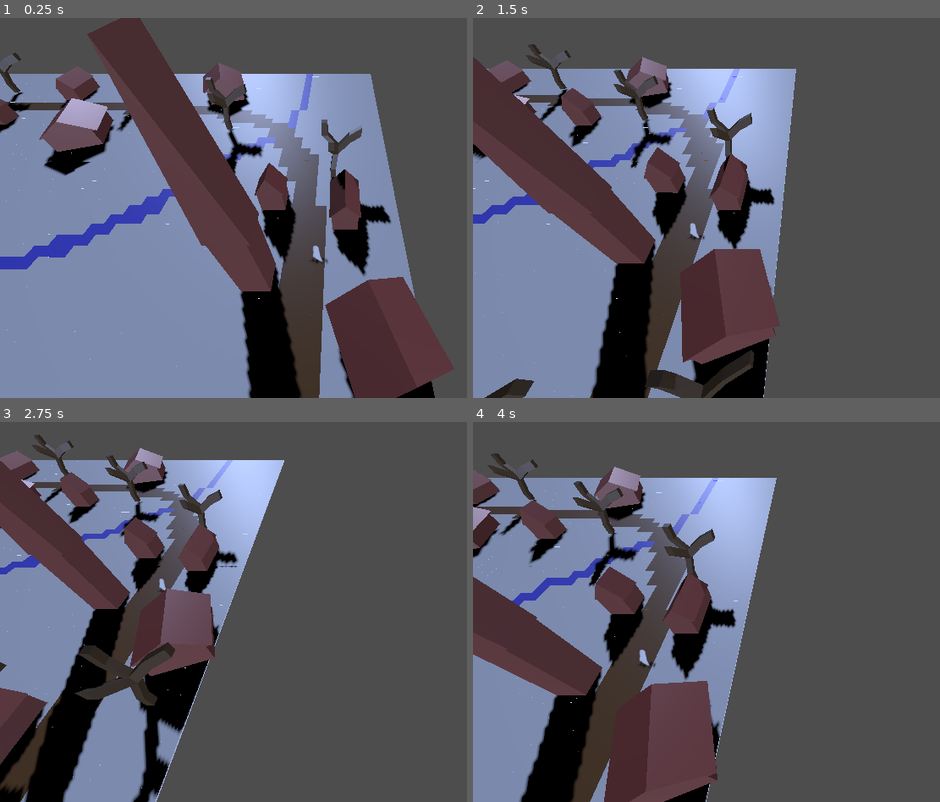
Above: before the commit, frames 1-4 (two rows, left to right).
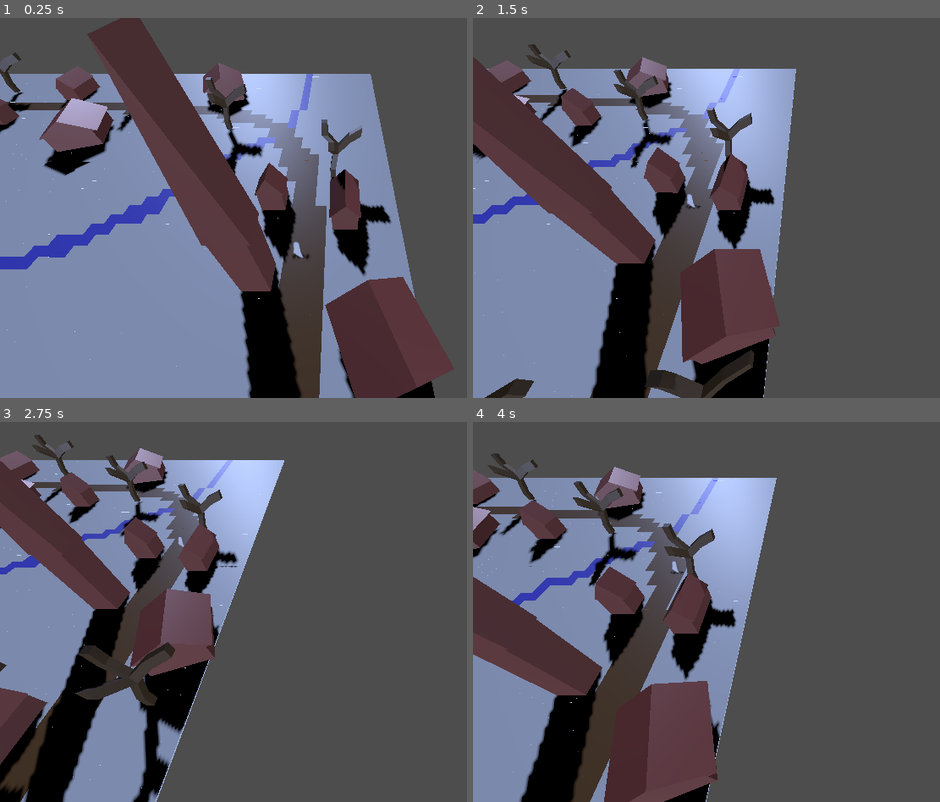
Above: after the commit, the same moments.

Repository: Ssssssaber/mara-winter-slumber
Game: Godot game, scene res://scenes/3d/environment/world.tscn
The game is run twice, just before and just after one commit, with the same random seed, the same clock (stepped at 60 frames per second) and the same inputs.
Inputs (mouse positions are in pixels of both pictures, inside the frame that each line leads up to):
- Up to frame 1 (0.25 s): no input
- Up to frame 2 (1.5 s): move the mouse to (outside the picture) at 0.52 s; hold Right (ui_right) 0.53-1.28 s; click (outside the picture) at 0.67 s; move the mouse to (673, 227) at 1.27 s; hold Down (ui_down) from 1.28 s (still down)
- Up to frame 3 (2.75 s): move the mouse to (406, 528) at 2.02 s; release Down (ui_down) at 2.03 s; hold Right (ui_right) from 2.03 s (still down)
- Up to frame 4 (4 s): move the mouse to (776, 688) at 2.77 s; release Right (ui_right) at 2.78 s; hold Up (ui_up) 2.78-3.53 s; click (776, 688) at 2.92 s; move the mouse to (outside the picture) at 3.52 s; hold Left (ui_left) from 3.53 s (still down)

The runs differ from the first frame. In frame 1, 0.1% of the frame differs, in the area x 62-71%, y 58-65%; in frame 2, 0.1%; in frame 3, less than 0.1%; in frame 4, 0.1%.

Commit message:
(update): moving along the path with PathFollow3D

Diff:
--- /dev/null
+++ b/scenes/3d/characters/PathFollower.tscn
@@ -0,0 +1,9 @@
+[gd_scene load_steps=3 format=3 uid="uid://dgebvwr051pek"]
+
+[ext_resource type="Script" uid="uid://4sam4cl7xbnu" path="res://scripts/3d/characters/movement/path/path_follower.gd" id="1_7b23v"]
+[ext_resource type="PackedScene" uid="uid://cp1rsicixl8if" path="res://scenes/3d/characters/BaseCharacter.tscn" id="2_t7hg3"]
+
+[node name="PathFollower" type="PathFollow3D"]
+script = ExtResource("1_7b23v")
+
+[node name="BaseCharacter" parent="." instance=ExtResource("2_t7hg3")]
--- /dev/null
+++ b/scenes/3d/characters/path_follower.tscn
@@ -0,0 +1,3 @@
+[gd_scene format=3 uid="uid://bq75kkhxy1ekn"]
+
+[node name="PathFollower" type="Node3D"]
--- a/scenes/3d/environment/world.tscn
+++ b/scenes/3d/environment/world.tscn
@@ -1,21 +1,24 @@
-[gd_scene load_steps=7 format=3 uid="uid://dnkmmpyyb4g63"]
+[gd_scene load_steps=6 format=3 uid="uid://dnkmmpyyb4g63"]
 
 [ext_resource type="MeshLibrary" uid="uid://b31hhnku3u4ca" path="res://assets/3d/environment/models/mara_tiles.tres" id="1_4m8of"]
+[ext_resource type="PackedScene" uid="uid://dgebvwr051pek" path="res://scenes/3d/characters/PathFollower.tscn" id="3_qlnv4"]
 [ext_resource type="MeshLibrary" uid="uid://dkss215w24hy0" path="res://assets/3d/environment/models/mara_houses.tres" id="4_qlnv4"]
-[ext_resource type="PackedScene" uid="uid://cp1rsicixl8if" path="res://scenes/3d/characters/base_character.tscn" id="5_8rukn"]
 [ext_resource type="Script" uid="uid://ddtglv1g3dd3x" path="res://scripts/3d/camera/cameracontroller.gd" id="6_sqiv5"]
-[ext_resource type="Script" uid="uid://bbidamja7aumv" path="res://scripts/3d/environment/path_initializer.gd" id="10_bh3yo"]
 
-[sub_resource type="Curve3D" id="Curve3D_xrmru"]
+[sub_resource type="Curve3D" id="Curve3D_8rukn"]
+closed = true
+bake_interval = 72.8
 _data = {
-"points": PackedVector3Array(0, 0, 0, 0, 0, 0, 1.469, 0, 0, 0, 0, 0, 0, 0, 0, -1.47, 0.49977067, -21.38, 0, 0, 0, 0, 0, 0, -12.352432, 4.5284796, -38.53581, 0, 0, 0, 0, 0, 0, -84.66085, 32.307423, -43.22516, 0, 0, 0, 0, 0, 0, -88.66947, 33.072803, 38.309006, 0, 0, 0, 0, 0, 0, -18.312075, 7.597827, 40.516243, 0, 0, 0, 0, 0, 0, 0, 0, 32.02, 0, 0, 0, 0, 0, 0, 0, 0, 0),
-"tilts": PackedFloat32Array(0, 0, 0, 0, 0, 0, 0, 0)
+"points": PackedVector3Array(0, 0, 0, 0, 0, 0, 0, 0, 0, 0, 0, 0, 0, 0, 0, 0.12, 0, -20.79, 0, 0, 0, 0, 0, 0, -9.27, 0, -35.34, 0, 0, 0, 0, 0, 0, -24.265, 0, -40.97, 0, 0, 0, 0, 0, 0, -64.655, 0, -44.215, 0, 0, 0, 0, 0, 0, -89.728, 0, -35.366737, 0, 0, 0, 0, 0, 0, -92.205, 0, 26.255, 0, 0, 0, 0, 0, 0, -76.32, 0, 40.49, 0, 0, 0, 0, 0, 0, -32.66, 0, 44.72, 0, 0, 0, 0, 0, 0, 0.28, 0, 31.885, 0, 0, 0, 0, 0, 0, 0, 0, 0),
+"tilts": PackedFloat32Array(0, 0, 0, 0, 0, 0, 0, 0, 0, 0, 0)
 }
-point_count = 8
+point_count = 11
 
 [node name="World" type="Node3D"]
 
-[node name="BuildingsGridMap" type="GridMap" parent="."]
+[node name="GridMaps" type="Node3D" parent="."]
+
+[node name="BuildingsGridMap" type="GridMap" parent="GridMaps"]
 transform = Transform3D(1, 0, 0, 0, 1, 0, 0, 0, 1, 0, -0.425, 0)
 mesh_library = ExtResource("4_qlnv4")
 data = {
@@ -23,22 +26,25 @@
 }
 metadata/_editor_floor_ = Vector3(0, -1, 0)
 
-[node name="FloorGridMap" type="GridMap" parent="."]
+[node name="FloorGridMap" type="GridMap" parent="GridMaps"]
 transform = Transform3D(1, 0, 0, 0, 1, 0, 0, 0, 1, 0, -2, 0)
 mesh_library = ExtResource("1_4m8of")
 data = {
 "cells": PackedInt32Array(1, 65535, 2, 65535, 1, 2, 0, 1, 2, 1, 1, 1, 1, 0, 2, 2, 0, 1, 65535, 2, 2, 65534, 2, 2, 65534 …(55970 unchanged characters)…
 }
 
-[node name="MainPath" type="Path3D" parent="FloorGridMap"]
-transform = Transform3D(0.9369469, -0.3494716, 0, 0.3494716, 0.9369469, 0, 0, 0, 1, 49.65, 1.507, -0.078)
-curve = SubResource("Curve3D_xrmru")
+[node name="Paths" type="Node3D" parent="."]
 
-[node name="PathFollow3D" type="PathFollow3D" parent="FloorGridMap/MainPath"]
-transform = Transform3D(0.990683, 0.0031528869, 0.13614771, -1.1641526e-10, 0.9997318, -0.02315163, -0.13618416, 0.022935938, 0.9904179, 1.469, 0, 0)
+[node name="MainPath" type="Path3D" parent="Paths"]
+transform = Transform3D(1, 0, 0, 0, 1, 0, 0, 0, 1, 48.125, 0, 0)
+curve = SubResource("Curve3D_8rukn")
 
-[node name="BaseCharacter" parent="FloorGridMap/MainPath/PathFollow3D" instance=ExtResource("5_8rukn")]
-transform = Transform3D(0.9282178, 0.34621575, -0.1361856, -0.34325767, 0.9381436, 0.045395523, 0.1434783, 0.0046098167, 0.9896428, 0, 0, 0)
+[node name="PathFollower" parent="Paths/MainPath" instance=ExtResource("3_qlnv4")]
+transform = Transform3D(0.9999834, 0, -0.005771909, 0, 1, 0, 0.005771909, 0, 0.9999834, 0, 0, 0)
+
+[node name="PathFollower2" parent="Paths/MainPath" instance=ExtResource("3_qlnv4")]
+transform = Transform3D(-0.18070355, 0, -0.98353636, 0, 1, 0, 0.98353636, 0, -0.18070355, -38.19815, 0, 45.08873)
+progress = 242.2106
 
 [node name="CameraParent" type="Node3D" parent="."]
 transform = Transform3D(1, 0, 1.7484555e-07, 0, 1, 0, -1.7484555e-07, 0, 1, 0, 0, 0)
@@ -66,7 +72,3 @@
 transform = Transform3D(0.9950954, 0, 0.098920286, 0, 1, 0, -0.098920286, 0, 0.9950954, 0, 20, 0)
 light_color = Color(0.7058824, 0.78431374, 0.98039216, 1)
 sky_mode = 1
-
-[node name="PathInitializer" type="Node3D" parent="."]
-visible = false
-script = ExtResource("10_bh3yo")
--- /dev/null
+++ b/scripts/3d/characters/movement/path/path_follower.gd
@@ -0,0 +1,10 @@
+extends PathFollow3D
+
+class_name PathFollower
+
+@onready var movement_system : MovementSystem = get_node("BaseCharacter/MovementSystem") as MovementSystem
+
+@export var is_moving : bool = true;
+
+func _process(delta: float) -> void:
+	progress += movement_system.base_speed * delta
--- a/scripts/shared/game_manager.gd
+++ b/scripts/shared/game_manager.gd
@@ -1,8 +1,8 @@
 extends Node
 
 @onready var Camera : Camera3D = get_parent().get_node("World/CameraParent/Camera3D")
-@onready var FloorGridMap : GridMap = get_parent().get_node("World/FloorGridMap")
-@onready var MainPath : Path3D = get_parent().get_node("World/FloorGridMap/MainPath")
+@onready var FloorGridMap : GridMap = get_parent().get_node("World/GridMaps/FloorGridMap")
+@onready var MainPath : Path3D = get_parent().get_node("World/Paths/MainPath")
 
 func GetCamera() -> Camera3D:
 	return Camera
Renamed: scenes/3d/characters/base_character.tscn -> scenes/3d/characters/BaseCharacter.tscn
Renamed: scripts/3d/characters/movement/move_along_path.gd -> scripts/3d/characters/movement/path/move_along_path.gd
Renamed: scripts/3d/characters/movement/move_along_path.gd.uid -> scripts/3d/characters/movement/path/move_along_path.gd.uid
Not shown, added: scripts/3d/characters/movement/path/path_follower.gd.uid
